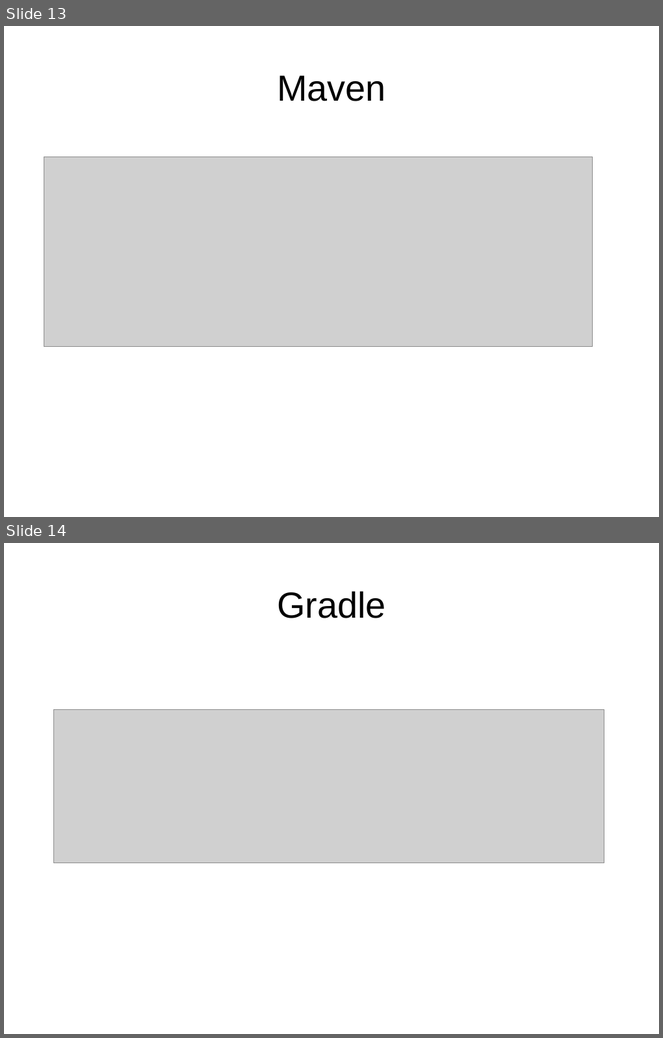
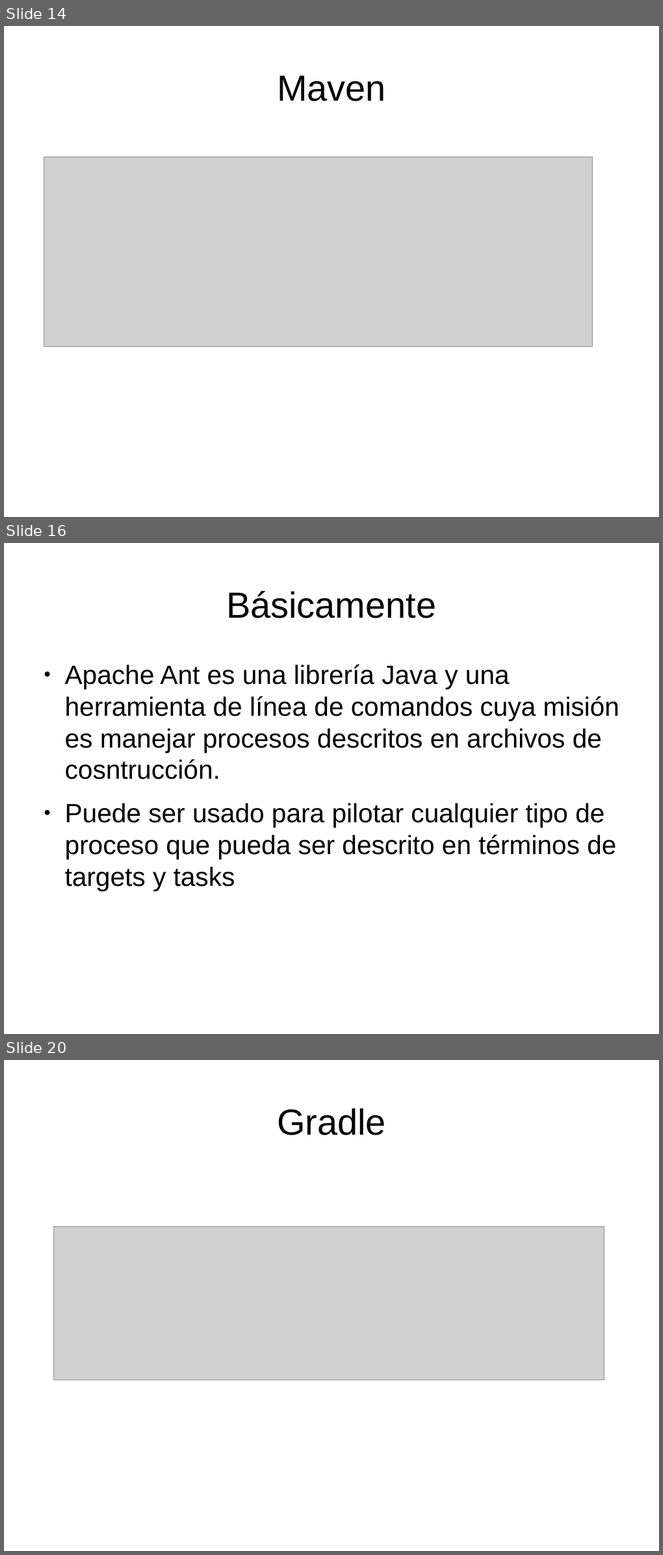
Before and after one commit to Tagle1/repo01, a slide deck: CursoMavenGradle.odp. Shown one above the other, each under a label of ours: slides 13 and 14 before the commit, slides 14, 16 and 20 after it; the slides between them are not shown. The pictures are 663x1038 and 663x1555 pixels, drawn with LibreOffice and Linux fonts; fonts in the diff are those of the drawing; grey boxes stand for pictures. Boxes give left, top, right and bottom in pixels: in the first picture for what was removed or moved away, otherwise in the second. Text is boxed around its words. In the diff, an @@ line names an element or a change of style, - is before the commit and + after.

```diff
--- a/CursoMavenGradle.odp
+++ b/CursoMavenGradle.odp
@@ slide 16 added at <box>4,543,659,1034</box>, background #FFFFFF @@
@@ title added at <box>226,591,436,618</box>, 44 pt, text #000000 @@
+Básicamente
@@ text added at <box>65,665,620,891</box>, 32 pt, text #000000 @@
+● Apache Ant es una librería Java y una herramienta de línea de comandos cuya misión es manejar procesos descritos en archivos de cosntrucción.
+● Puede ser usado para pilotar cualquier tipo de proceso que pueda ser descrito en términos de targets y tasks
@@ what was slide 13 is now slide 14 @@
@@ what was slide 14 is now slide 20 @@
```
Also in this commit, not shown: 1 slide changed, 6 other slides added, 58 other files.
